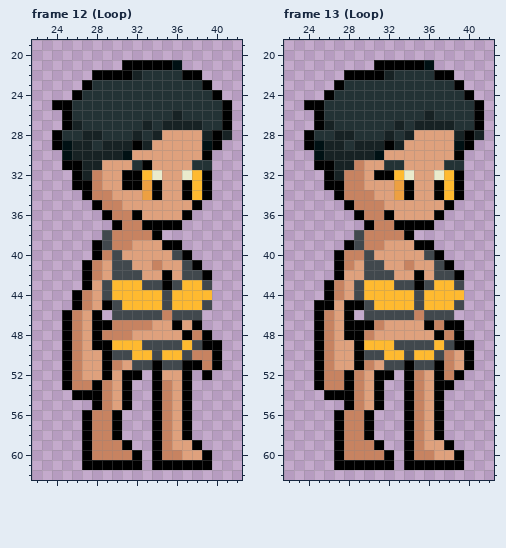
One commit to this pixel-art file: NPC/Sasha.ase. The picture above is the old version.
64x64 pixels, 18 frames. Colours within 5 levels of each other are drawn and written as one. Shown: frame 12 (Loop): x 22..42, y 19..62; frame 13 (Loop): x 22..42, y 19..62. The commit also changed other frames, which this record leaves out.
Once edited:
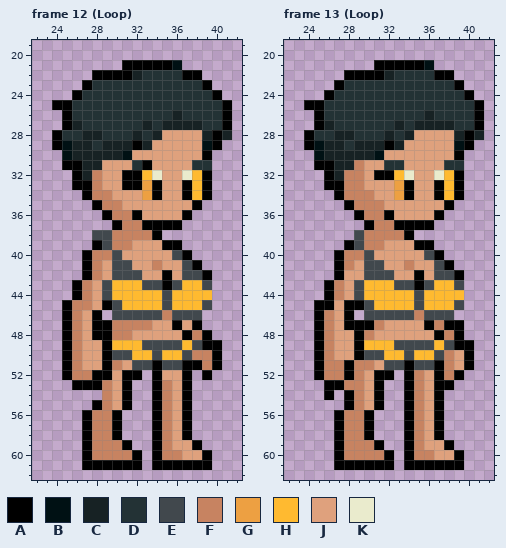
Palette (. is transparent): A #000000  B #001114  C #172224  D #233235  E #41484d  F #c78361  G #eda042  H #ffba30  J #dfa17d  K #eaebcd
The edit:
{"where": "frame 12 (Loop), layer \"Body\""}
{"frame":12,"y":38,"x":28,"old":".","new":"E"}
{"frame":12,"y":40,"x":27,"old":".A","new":"AF"}
{"frame":12,"y":43,"x":26,"old":".A","new":"AF"}
{"frame":12,"y":45,"x":25,"old":".A","new":"AF"}
{"frame":12,"y":48,"x":29,"old":"F","new":"A"}
{"frame":12,"y":49,"x":28,"old":"A","new":"J"}
{"frame":12,"y":52,"x":27,"old":"JJ","new":"FA"}
{"frame":12,"y":53,"x":25,"old":"AFF","new":".AA"}
{"frame":12,"y":54,"x":26,"old":"AAA","new":"..."}
{"where": "frame 13 (Loop), layer \"Body\""}
{"frame":13,"y":48,"x":28,"old":"A","new":"J"}
{"frame":13,"y":51,"x":27,"old":"JJA","new":"FAF"}
{"frame":13,"y":53,"x":25,"old":"AFFA","new":".AAF"}
{"frame":13,"y":54,"x":27,"old":"A","new":"."}
